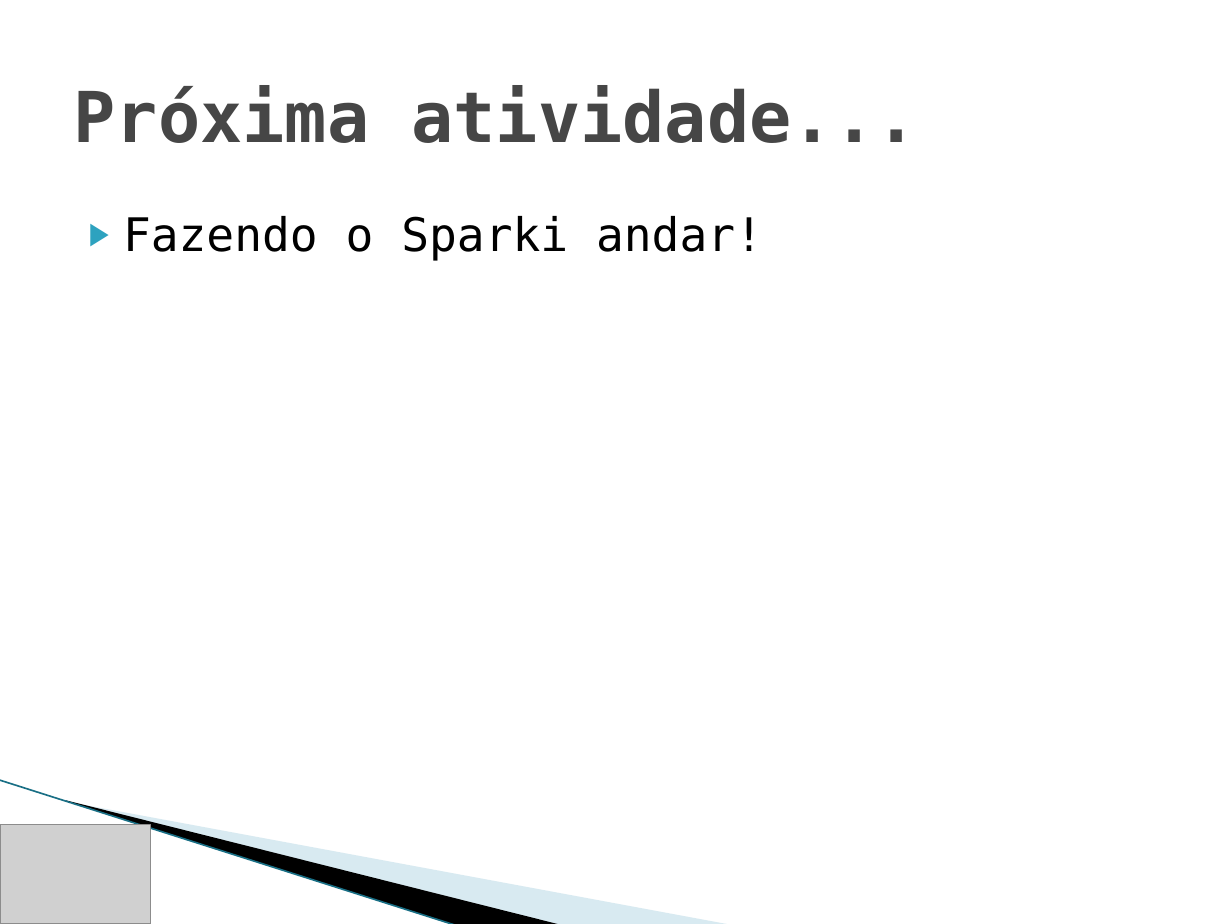
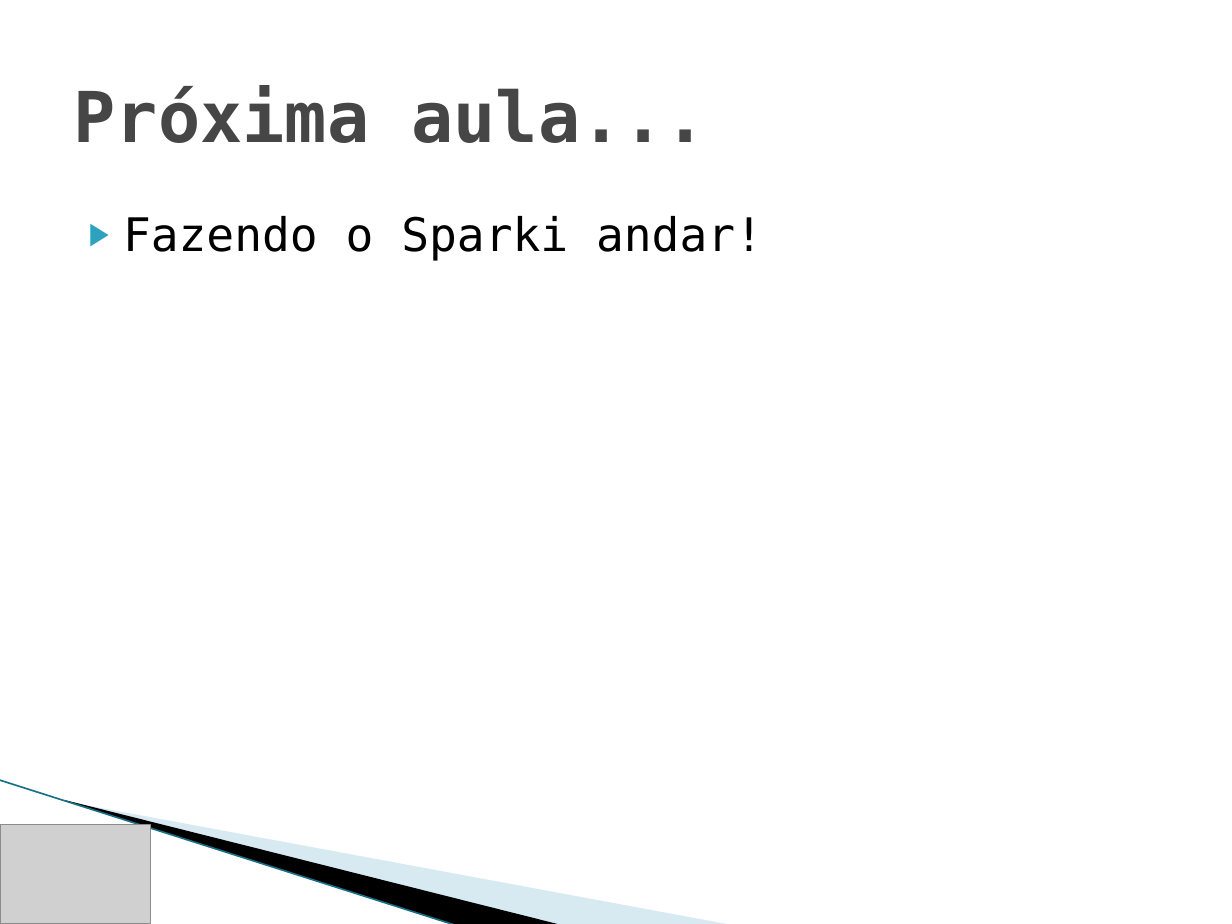
Before and after one commit to IEEE-RAS-UnB/edubot, a slide deck: slide 12 of Aula 01/Aula 01.pptx. Drawn at 1232x924 pixels with LibreOffice and Linux fonts; fonts in the diff are those of the drawing; grey boxes stand for pictures; background and template pictures are left out. Boxes give left, top, right and bottom in pixels: in the first picture for what was removed or moved away, otherwise in the second. Text is boxed around its words. In the diff, an @@ line names an element or a change of style, - is before the commit and + after.

Commit message:
Aula 2

```diff
--- a/Aula 01/Aula 01.pptx
+++ b/Aula 01/Aula 01.pptx
@@ title at [74, 85, 708, 143]: text changed @@
-Próxima atividade...
+Próxima aula...
```
Also in this commit, not shown: 8 other files.
